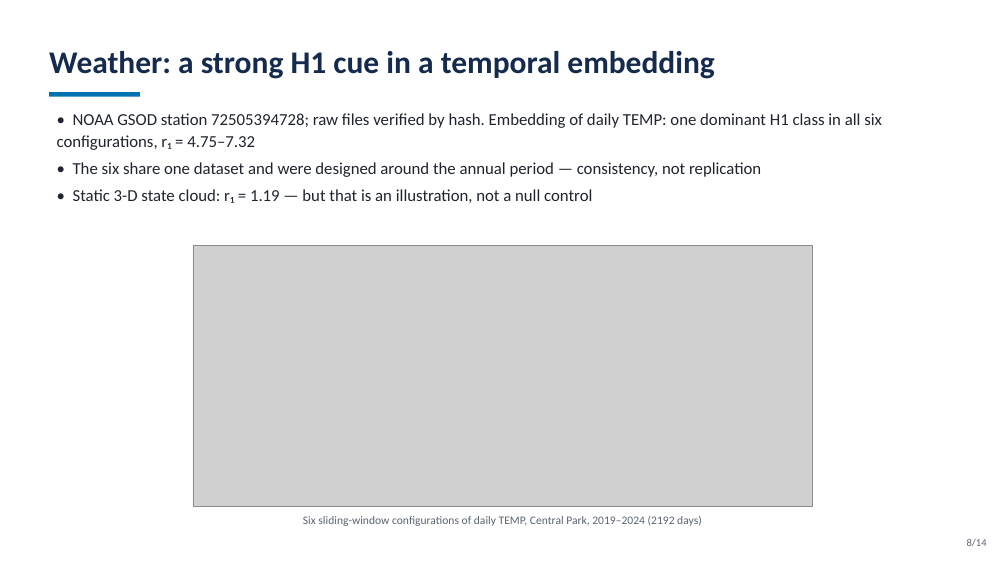
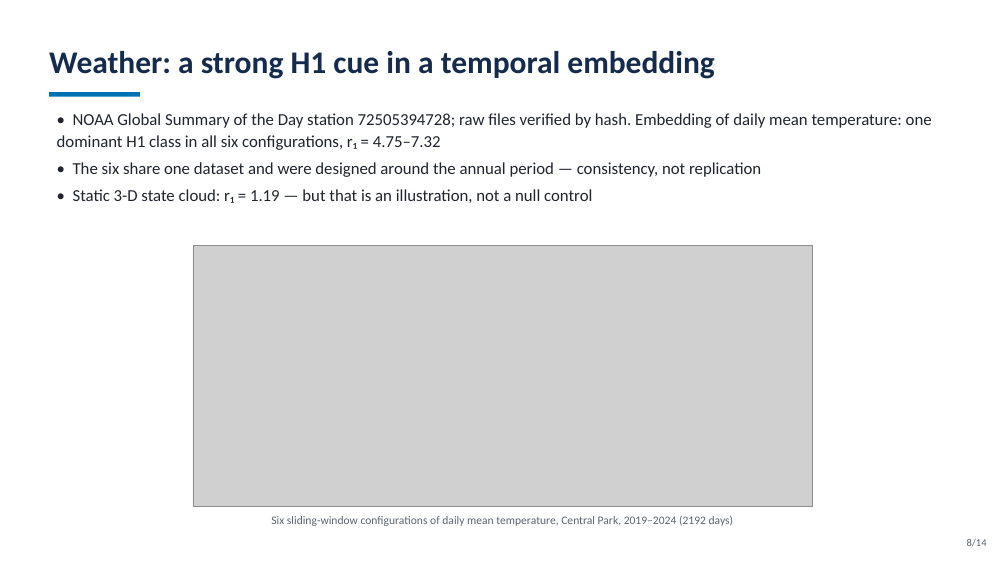
Before and after one commit to shouryasarkar713/when-can-you-trust-a-topological-visualization, a slide deck: slide 8 of submission/presentation/Final_Presentation.pptx. Drawn at 1008x567 pixels with LibreOffice and Linux fonts; fonts in the diff are those of the drawing; grey boxes stand for pictures. Boxes give left, top, right and bottom in pixels: in the first picture for what was removed or moved away, otherwise in the second. Text is boxed around its words. In the diff, an @@ line names an element or a change of style, - is before the commit and + after.

```diff
--- a/submission/presentation/Final_Presentation.pptx
+++ b/submission/presentation/Final_Presentation.pptx
@@ text at [57,113,932,150]: text changed @@
-• NOAA GSOD station 72505394728; raw files verified by hash. Embedding of daily TEMP: one dominant H1 class in all six configurations, r₁ = 4.75–7.32
+• NOAA Global Summary of the Day station 72505394728; raw files verified by hash. Embedding of daily mean temperature: one dominant H1 class in all six configurations, r₁ = 4.75–7.32
@@ text at [271,516,734,526]: text changed @@
-Six sliding-window configurations of daily TEMP, Central Park, 2019–2024 (2192 days)
+Six sliding-window configurations of daily mean temperature, Central Park, 2019–2024 (2192 days)
```
Also in this commit, not shown: 3 other slides changed, 37 other files.
